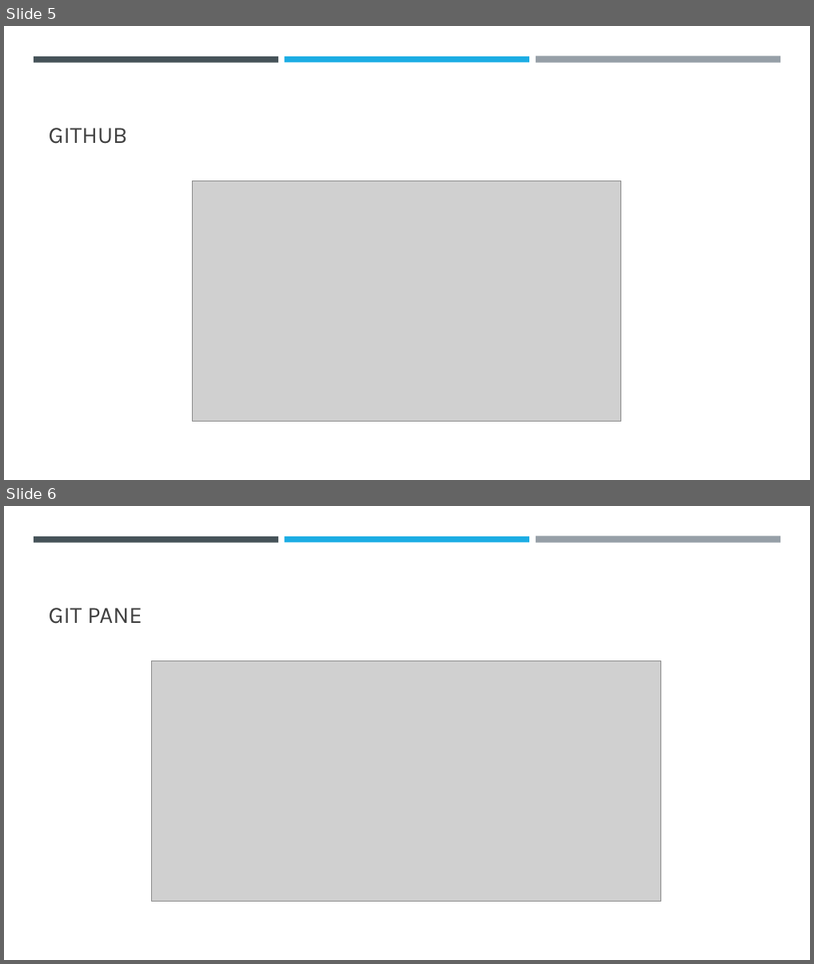
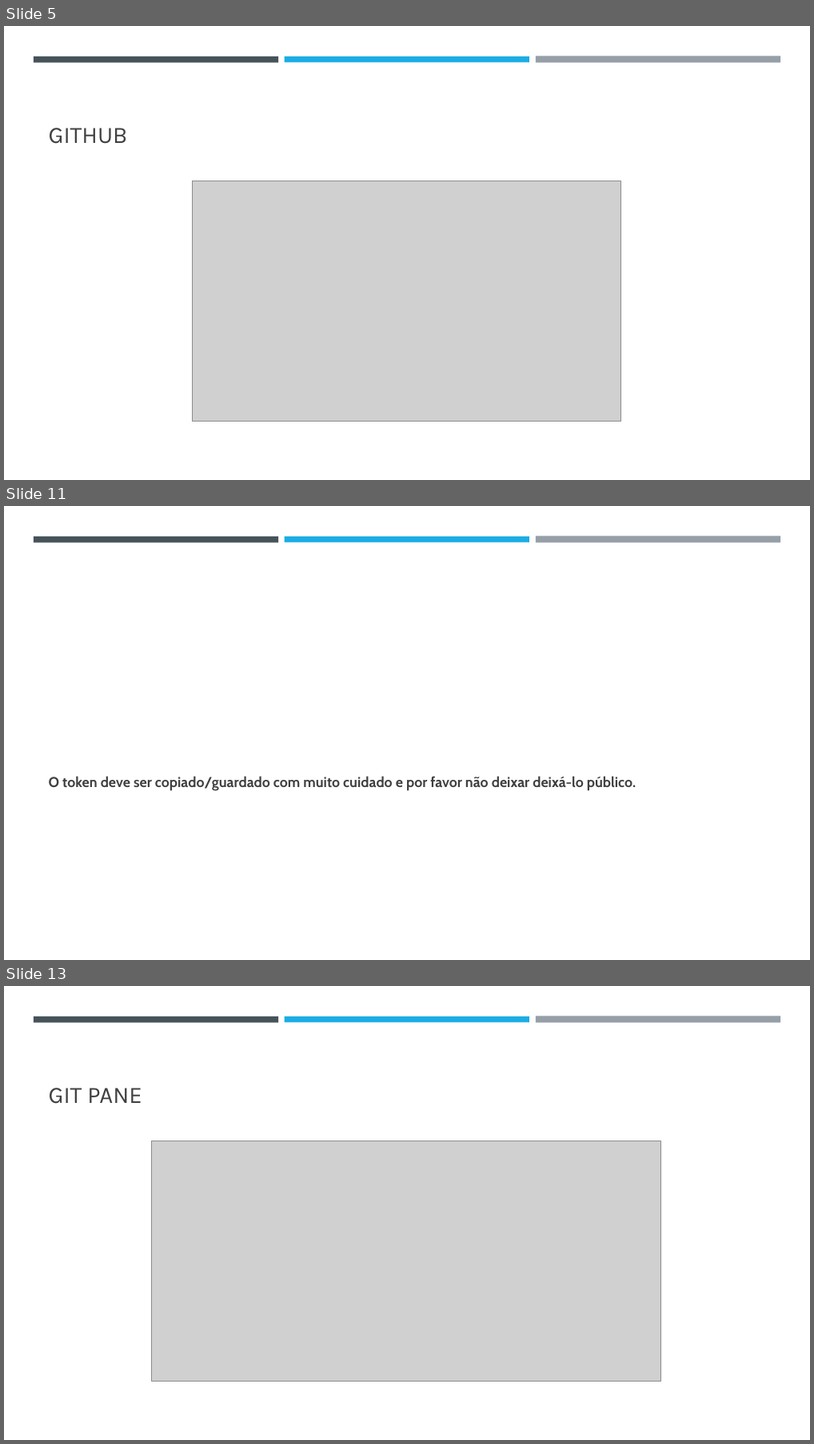
Before and after one commit to dgi-workshops/slides_programacao, a slide deck: slides_final/slide3.pptx. Shown one above the other, each under a label of ours: slides 5 and 6 before the commit, slides 5, 11 and 13 after it; the slides between them are not shown. The pictures are 814x964 and 814x1444 pixels, drawn with LibreOffice and Linux fonts; fonts in the diff are those of the drawing; grey boxes stand for pictures. Boxes give left, top, right and bottom in pixels: in the first picture for what was removed or moved away, otherwise in the second. Text is boxed around its words. In the diff, an @@ line names an element or a change of style, - is before the commit and + after.

```diff
--- a/slides_final/slide3.pptx
+++ b/slides_final/slide3.pptx
@@ slide 11 added at bbox=[4, 506, 810, 960], background #FFFFFF; not listed: 3 template elements that a slide beside it also shows @@
@@ text added at bbox=[49, 776, 636, 791], 17 pt, text #404040, bold @@
+O token deve ser copiado/guardado com muito cuidado e por favor não deixar deixá-lo público.
@@ what was slide 6 is now slide 13 @@
```
Also in this commit, not shown: 1 slide changed, 6 other slides added, 3 other files.
